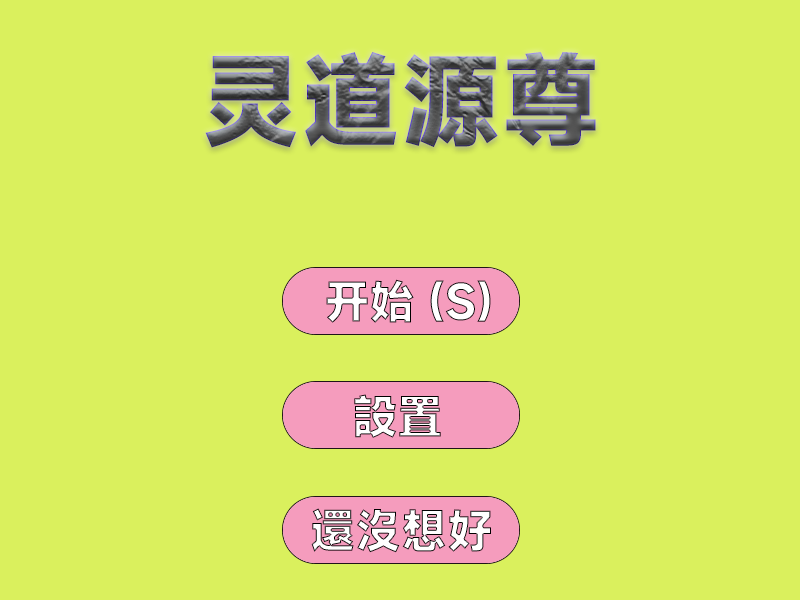
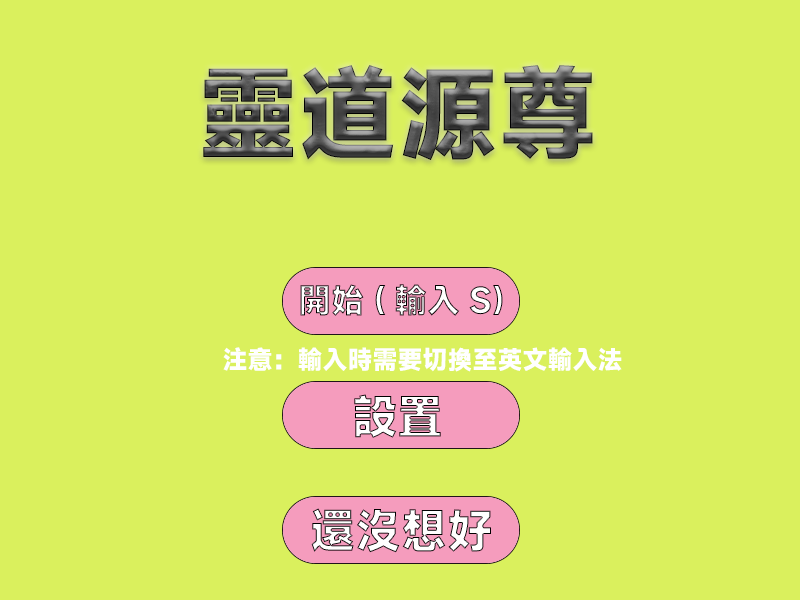
Two versions of the same layered image (800 x 600). Layer-by-layer changes:
added layer "注意：輸入時需要切換至英文輸入法" above "設置" over [223, 347, 622, 372]
renamed "开始(S)" to "開始(輸入S)", painted on it over [300, 279, 503, 323]
renamed "灵道源尊" to "靈道源尊", painted on it over [203, 52, 596, 160]
